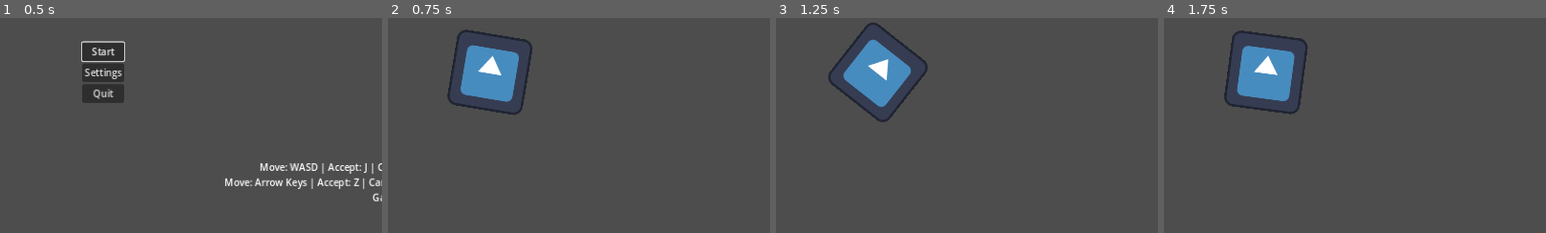
Above: before the commit, frames 1-4 (left to right).
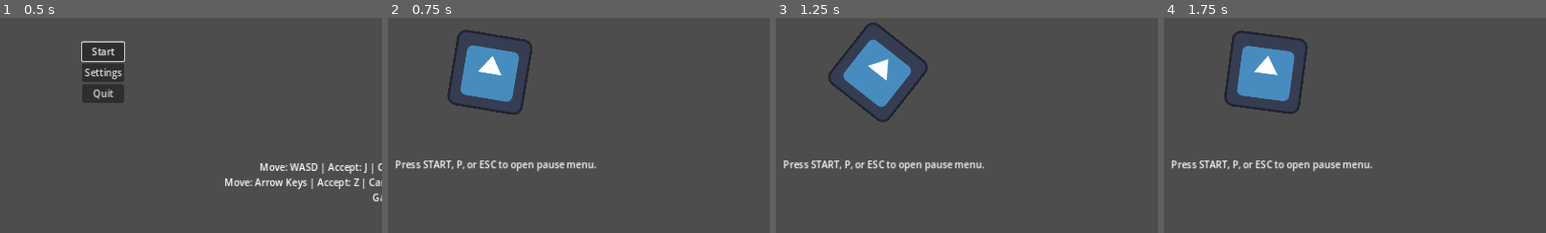
Above: after the commit, the same moments.

Repository: brettchalupa/godot_skeleton
Game: Godot game, scene res://main_menu/main_menu.tscn
Same seed, same stepped clock (60 frames per second), same inputs: the game is played once before the commit and once after it. The engine's default icon, where the game draws it, is replaced by a stand-in: a white triangle on a blue panel in a dark square.
Inputs:
- Up to frame 1 (0.5 s): no input
- Up to frame 2 (0.75 s): click "Start" at 0.5 s
- Up to frame 3 (1.25 s): no input
- Up to frame 4 (1.75 s): tap Enter (ui_accept) at 1.25, 1.52 s
The pictures show only the part of the screen within x 36-86%, y 50-100%; the shares and areas given below are measured in that part.

Frame 1 is identical in both runs. In frame 2, 1.1% of the frame differs, in the area x 2-55%, y 66-72%; in frame 3, 1.1%; in frame 4, 1.1%.

Commit message:
feat(paused): add menu options
allows the player to return to the main menu, quit, resume, etc. from
within the pause scene

Diff:
--- a/gameplay/gameplay.gd
+++ b/gameplay/gameplay.gd
@@ -12,5 +12,5 @@
 
 func _pause():
 	print_debug("pause!")
-	$Paused.show()
+	$Paused.pause()
 	get_tree().paused = true
--- a/gameplay/gameplay.tscn
+++ b/gameplay/gameplay.tscn
@@ -33,6 +33,14 @@
 horizontal_alignment = 1
 autowrap_mode = 2
 
+[node name="PauseInstructions" type="Label" parent="."]
+offset_left = 479.0
+offset_top = 594.0
+offset_right = 816.0
+offset_bottom = 628.0
+text = "Press START, P, or ESC to open pause menu."
+horizontal_alignment = 1
+
 [node name="LinkButton" type="LinkButton" parent="."]
 offset_left = 556.0
 offset_top = 243.0
@@ -48,3 +56,8 @@
 
 [node name="Paused" parent="." instance=ExtResource("3_w8wrl")]
 visible = false
+anchors_preset = 0
+anchor_right = 0.0
+anchor_bottom = 0.0
+grow_horizontal = 1
+grow_vertical = 1
--- /dev/null
+++ b/paused/Options.gd
@@ -0,0 +1,18 @@
+extends VFlowContainer
+
+func _ready():
+	focus()
+
+	if !OS.has_feature("pc"):
+		$Quit.hide()
+
+func focus():
+	get_children()[0].grab_focus()
+
+func _on_quit_pressed():
+	get_tree().quit()
+
+func _on_main_menu_pressed():
+	var root = get_tree().get_root().get_tree()
+	root.paused = false
+	root.change_scene_to_file(Global.SCENE_MAIN_MENU)
--- a/paused/paused.gd
+++ b/paused/paused.gd
@@ -5,6 +5,9 @@
 		call_deferred("_resume")
 
 func _resume():
-	print_debug("unpause")
 	hide()
 	get_parent().get_tree().paused = false
+
+func pause():
+	show()
+	$PauseOptions.focus()
--- a/paused/paused.tscn
+++ b/paused/paused.tscn
@@ -1,6 +1,7 @@
-[gd_scene load_steps=2 format=3 uid="uid://jadbqq0y2uot"]
+[gd_scene load_steps=3 format=3 uid="uid://jadbqq0y2uot"]
 
 [ext_resource type="Script" path="res://paused/paused.gd" id="1_n0tpy"]
+[ext_resource type="Script" path="res://paused/Options.gd" id="2_s1e5n"]
 
 [node name="Paused" type="Control"]
 process_mode = 2
@@ -37,3 +38,29 @@
 offset_bottom = 273.0
 text = "Press START, P, or ESC to resume."
 horizontal_alignment = 1
+
+[node name="PauseOptions" type="VFlowContainer" parent="." node_paths=PackedStringArray("shortcut_context")]
+layout_mode = 0
+offset_left = 532.0
+offset_top = 170.0
+offset_right = 705.0
+offset_bottom = 714.0
+shortcut_context = NodePath("Resume")
+alignment = 1
+script = ExtResource("2_s1e5n")
+
+[node name="Resume" type="Button" parent="PauseOptions"]
+layout_mode = 2
+text = "Resume"
+
+[node name="MainMenu" type="Button" parent="PauseOptions"]
+layout_mode = 2
+text = "Return to Main Menu"
+
+[node name="Quit" type="Button" parent="PauseOptions"]
+layout_mode = 2
+text = "Quit"
+
+[connection signal="pressed" from="PauseOptions/Resume" to="." method="_resume"]
+[connection signal="pressed" from="PauseOptions/MainMenu" to="PauseOptions" method="_on_main_menu_pressed"]
+[connection signal="pressed" from="PauseOptions/Quit" to="PauseOptions" method="_on_quit_pressed"]
